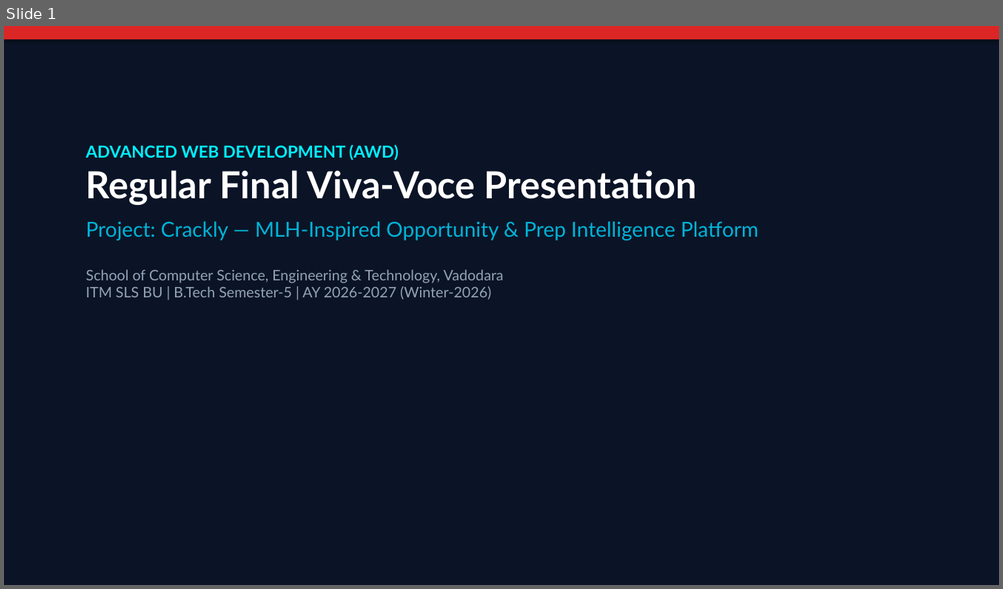
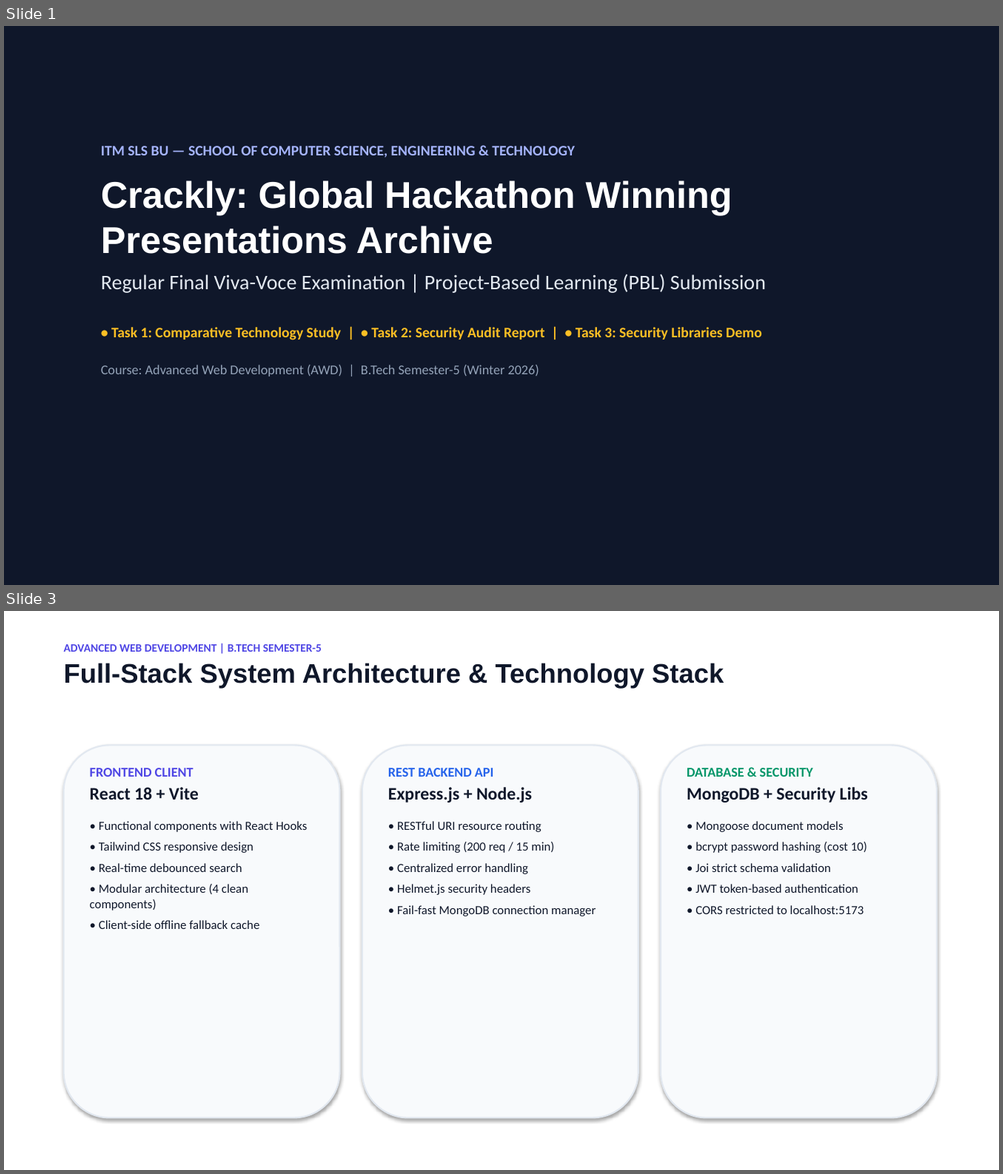
Before and after one commit to ToshalTrivedi/AWD_Project-, a slide deck: docs/AWD_Final_Viva_Presentation_Crackly.pptx. Shown one above the other, each under a label of ours: slide 1 before the commit, slides 1 and 3 after it; the slides between them are not shown. The pictures are 1003x589 and 1003x1174 pixels, drawn with LibreOffice and Linux fonts; fonts in the diff are those of the drawing. Boxes give left, top, right and bottom in pixels: in the first picture for what was removed or moved away, otherwise in the second. Text is boxed around its words. In the diff, an @@ line names an element or a change of style, - is before the commit and + after.

Commit message:
feat(crackly): streamline codebase, update brand favicon, and add AWD viva-voce deliverables (PPT, reports, test suite)

```diff
--- a/docs/AWD_Final_Viva_Presentation_Crackly.pptx
+++ b/docs/AWD_Final_Viva_Presentation_Crackly.pptx
@@ slide 3 added at (4, 611, 999, 1170), background #FFFFFF @@
@@ text added at (64, 644, 723, 689), 26 pt, text #0F172A, bold @@
+ADVANCED WEB DEVELOPMENT | B.TECH SEMESTER-5
+Full-Stack System Architecture & Technology Stack
@@ rounded rectangle added at (64, 745, 340, 1119), fill #F8FAFC, outline #E2E8F0 1.5 pt @@
@@ rounded rectangle added at (362, 745, 638, 1119), fill #F8FAFC, outline #E2E8F0 1.5 pt @@
@@ rounded rectangle added at (660, 745, 936, 1119), fill #F8FAFC, outline #E2E8F0 1.5 pt @@
@@ text added at (90, 768, 307, 929), 12 pt, text #0F172A @@
+FRONTEND CLIENT
+React 18 + Vite
+• Functional components with React Hooks
+• Tailwind CSS responsive design
+• Real-time debounced search
+• Modular architecture (4 clean components)
+• Client-side offline fallback cache
@@ text added at (388, 768, 595, 917), 12 pt, text #0F172A @@
+REST BACKEND API
+Express.js + Node.js
+• RESTful URI resource routing
+• Rate limiting (200 req / 15 min)
+• Centralized error handling
+• Helmet.js security headers
+• Fail-fast MongoDB connection manager
@@ text added at (686, 768, 868, 914), 12 pt, text #0F172A @@
+DATABASE & SECURITY
+MongoDB + Security Libs
+• Mongoose document models
+• bcrypt password hashing (cost 10)
+• Joi strict schema validation
+• JWT token-based authentication
+• CORS restricted to localhost:5173
@@ slide 1 changed as well @@
@@ rectangle at (4, 26, 999, 585): fill #0B1426 to #0F172A @@
@@ rectangle removed at (4, 26, 999, 39) @@
@@ text at (101, 146, 765, 377): text changed; font Lato to Calibri; text colour #94A3B8 to #FBBF24; bold on @@
-ADVANCED WEB DEVELOPMENT (AWD)
-Regular Final Viva-Voce Presentation
-Project: Crackly — MLH-Inspired Opportunity & Prep Intelligence Platform
-School of Computer Science, Engineering & Technology, Vadodara
-ITM SLS BU | B.Tech Semester-5 | AY 2026-2027 (Winter-2026)
+ITM SLS BU — SCHOOL OF COMPUTER SCIENCE, ENGINEERING & TECHNOLOGY
+Crackly: Global Hackathon Winning Presentations Archive
+Regular Final Viva-Voce Examination | Project-Based Learning (PBL) Submission
+• Task 1: Comparative Technology Study | • Task 2: Security Audit Report | • Task 3: Security Libraries Demo
+Course: Advanced Web Development (AWD) | B.Tech Semester-5 (Winter 2026)
```
Also in this commit, not shown: 8 other slides added, 12 slides removed, 49 other files.
